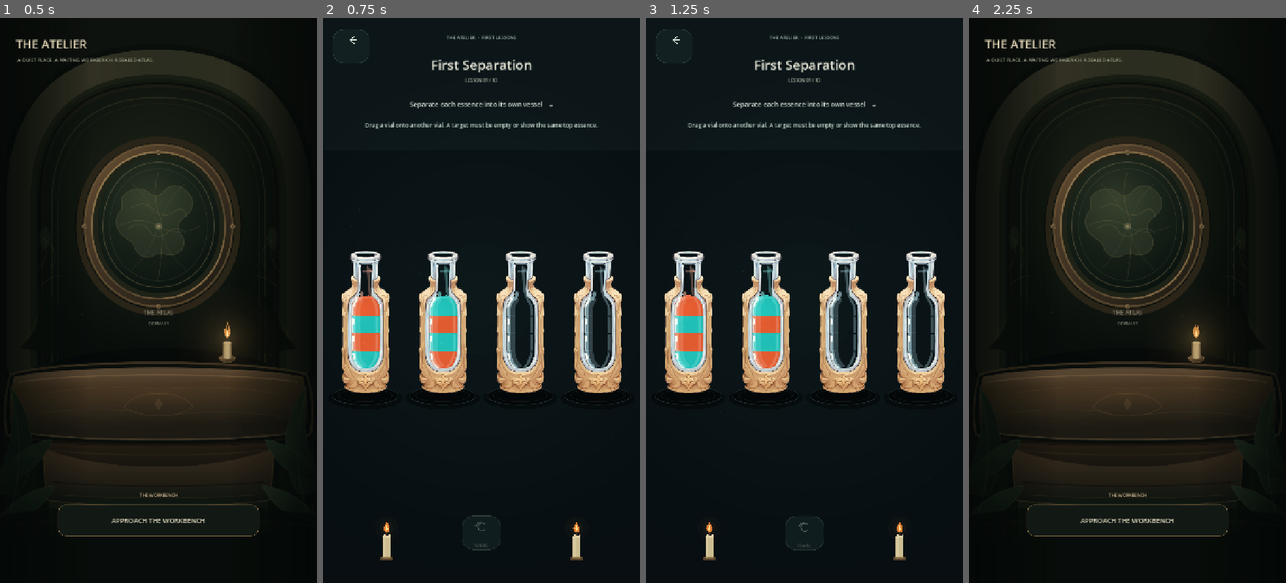
Above: before the commit, frames 1-4 (left to right).
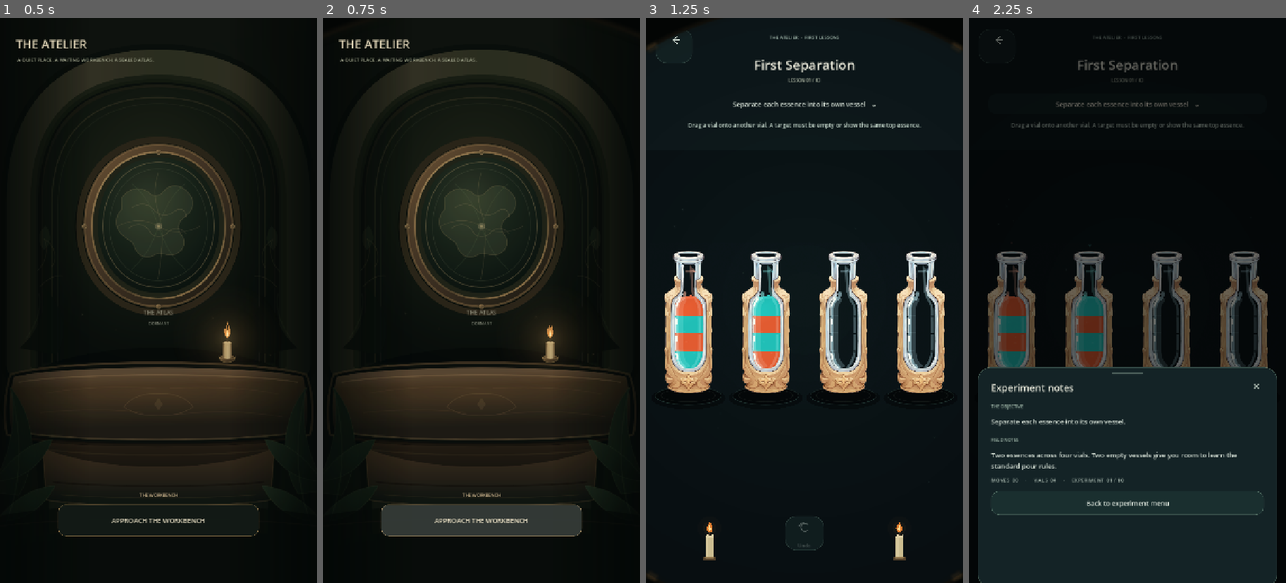
Above: after the commit, the same moments.

Repository: Kryodo/spell-sort-game
Game: Godot game, scene res://scenes/atelier_hub.tscn
The game is run twice, just before and just after one commit, with the same random seed, the same clock (stepped at 60 frames per second) and the same inputs.
Inputs (mouse positions are in pixels of both pictures, inside the frame that each line leads up to):
- Up to frame 1 (0.5 s): no input
- Up to frame 2 (0.75 s): click "APPROACH THE WORKBENCH" at 0.5 s
- Up to frame 3 (1.25 s): no input
- Up to frame 4 (2.25 s): click (997, 46) at 1.25 s; click (1127, 102) at 2 s, where only the run after the commit has a clickable "Separate each essence into it…"

Frame 1 is identical in both runs. In frame 2, 34% of the frame differs, in the area x 2-98%, y 2-96%; in frame 3, 0.2%; in frame 4, 44%, in the area x 2-98%, y 3-100%.

Commit message:
Add reusable atmospheric scene transition

Diff:
--- a/project.godot
+++ b/project.godot
@@ -15,6 +15,9 @@
 config/features=PackedStringArray("4.7", "Mobile")
 run/max_fps=60
 config/icon="res://icon.svg"
+
+[autoload]
+SceneTransition="*res://scripts/scene_transition.gd"
 
 [display]
 
--- a/scripts/atelier_guided_sorting.gd
+++ b/scripts/atelier_guided_sorting.gd
@@ -64,9 +64,13 @@
 func _return_to_world() -> void:
 	if is_animating:
 		return
-	var error := get_tree().change_scene_to_file(ATELIER_SCENE)
-	if error != OK:
-		push_error("SpellSort could not return to the Atelier (error %d)." % error)
+	# Reverse the focal handoff: the board closes, then the Atelier returns
+	# around the workbench area.
+	SceneTransition.transition_to(
+		ATELIER_SCENE,
+		Vector2(0.50, 0.52),
+		Vector2(0.50, 0.70)
+	)
 
 
 func _save_progress_flag(flag_name: String) -> void:
--- a/scripts/atelier_hub.gd
+++ b/scripts/atelier_hub.gd
@@ -373,9 +373,13 @@
 
 
 func _change_scene(scene_path: String) -> void:
-	var error := get_tree().change_scene_to_file(scene_path)
-	if error != OK:
-		push_error("SpellSort could not open scene %s (error %d)." % [scene_path, error])
+	# The workbench is the visual origin; the sorting board opens around its
+	# central play area. SceneTransition owns the reusable screen-space effect.
+	SceneTransition.transition_to(
+		scene_path,
+		Vector2(0.50, 0.70),
+		Vector2(0.50, 0.52)
+	)
 
 
 func _make_label(
--- /dev/null
+++ b/scripts/scene_transition.gd
@@ -0,0 +1,113 @@
+extends CanvasLayer
+
+const TRANSITION_SHADER := preload("res://shaders/scene_transition.gdshader")
+const OPEN_RADIUS := 1.04
+const CLOSED_RADIUS := 0.0
+const DEFAULT_DURATION := 0.92
+
+var _overlay: ColorRect
+var _material: ShaderMaterial
+var _transition_active := false
+
+
+func _ready() -> void:
+	layer = 100
+	process_mode = Node.PROCESS_MODE_ALWAYS
+
+	_material = ShaderMaterial.new()
+	_material.shader = TRANSITION_SHADER
+
+	_overlay = ColorRect.new()
+	_overlay.name = "SceneTransitionOverlay"
+	_overlay.set_anchors_and_offsets_preset(Control.PRESET_FULL_RECT)
+	_overlay.color = Color.WHITE
+	_overlay.material = _material
+	_overlay.mouse_filter = Control.MOUSE_FILTER_IGNORE
+	_overlay.visible = false
+	add_child(_overlay)
+
+	_set_aperture_radius(OPEN_RADIUS)
+
+
+func transition_to(
+	scene_path: String,
+	source_focus: Vector2 = Vector2(0.5, 0.5),
+	destination_focus: Vector2 = Vector2(0.5, 0.5),
+	duration: float = DEFAULT_DURATION
+) -> void:
+	if _transition_active:
+		return
+	if not ResourceLoader.exists(scene_path):
+		push_error("SpellSort transition target does not exist: %s" % scene_path)
+		return
+
+	_transition_active = true
+	_overlay.visible = true
+	_overlay.mouse_filter = Control.MOUSE_FILTER_STOP
+	_set_focus(source_focus)
+	_set_aperture_radius(OPEN_RADIUS)
+
+	var close_tween := create_tween()
+	close_tween.tween_method(
+		_set_aperture_radius,
+		OPEN_RADIUS,
+		CLOSED_RADIUS,
+		maxf(0.12, duration * 0.46)
+	).set_trans(Tween.TRANS_CUBIC).set_ease(Tween.EASE_IN)
+	await close_tween.finished
+
+	# The screen is fully covered here. Move the aperture to the destination
+	# before replacing the scene, so the reveal feels like one continuous handoff.
+	_set_focus(destination_focus)
+	var change_error: Error = get_tree().change_scene_to_file(scene_path)
+	if change_error != OK:
+		push_error(
+			"SpellSort could not open scene %s (error %d)." % [scene_path, change_error]
+		)
+	else:
+		await get_tree().process_frame
+
+	var open_tween := create_tween()
+	open_tween.tween_method(
+		_set_aperture_radius,
+		CLOSED_RADIUS,
+		OPEN_RADIUS,
+		maxf(0.12, duration * 0.54)
+	).set_trans(Tween.TRANS_CUBIC).set_ease(Tween.EASE_OUT)
+	await open_tween.finished
+
+	_overlay.visible = false
+	_overlay.mouse_filter = Control.MOUSE_FILTER_IGNORE
+	_transition_active = false
+
+
+func _set_focus(focus: Vector2) -> void:
+	var viewport_size := get_viewport().get_visible_rect().size
+	if viewport_size.x <= 0.0 or viewport_size.y <= 0.0:
+		return
+
+	var normalized_focus := Vector2(
+		clampf(focus.x, 0.0, 1.0),
+		clampf(focus.y, 0.0, 1.0)
+	)
+	var focus_pixels := normalized_focus * viewport_size
+	var corners: Array[Vector2] = [
+		Vector2.ZERO,
+		Vector2(viewport_size.x, 0.0),
+		viewport_size,
+		Vector2(0.0, viewport_size.y)
+	]
+	var farthest_corner := 0.0
+	for corner in corners:
+		farthest_corner = maxf(farthest_corner, focus_pixels.distance_to(corner))
+
+	_material.set_shader_parameter("aperture_center", normalized_focus)
+	_material.set_shader_parameter("screen_aspect", viewport_size.x / viewport_size.y)
+	_material.set_shader_parameter(
+		"corner_radius",
+		maxf(0.001, farthest_corner / viewport_size.y)
+	)
+
+
+func _set_aperture_radius(radius: float) -> void:
+	_material.set_shader_parameter("aperture_radius", radius)
--- /dev/null
+++ b/shaders/scene_transition.gdshader
@@ -0,0 +1,39 @@
+shader_type canvas_item;
+
+uniform float aperture_radius : hint_range(0.0, 1.1) = 1.04;
+uniform vec2 aperture_center = vec2(0.5, 0.5);
+uniform float screen_aspect = 0.5625;
+uniform float corner_radius = 0.637;
+uniform vec4 veil_color : source_color = vec4(0.012, 0.020, 0.017, 1.0);
+
+void fragment() {
+	vec2 delta = (UV - aperture_center) * vec2(screen_aspect, 1.0);
+	float distance_from_focus = length(delta) / max(corner_radius, 0.001);
+
+	// The scene remains visible inside the aperture; a soft edge and etched
+	// brass ticks ride its boundary as it closes and opens.
+	float cover = smoothstep(
+		aperture_radius - 0.006,
+		aperture_radius + 0.006,
+		distance_from_focus
+	);
+	float ring_distance = abs(distance_from_focus - aperture_radius);
+	float ring = 1.0 - smoothstep(0.003, 0.020, ring_distance);
+
+	float angle = atan(delta.y, delta.x);
+	float tick_sector = 0.5235988;
+	float tick_angle = mod(angle + tick_sector * 0.5, tick_sector) - tick_sector * 0.5;
+	float tick = 1.0 - smoothstep(0.010, 0.026, abs(tick_angle));
+	float ring_strength = ring * (0.14 + 0.34 * tick);
+
+	vec3 brass = vec3(0.68, 0.51, 0.29);
+	vec3 color = mix(veil_color.rgb, brass, ring_strength * 0.52);
+	float alpha = max(cover, ring * (0.16 + 0.34 * tick));
+
+	// At the fully closed point, cover every pixel with the veil.
+	if (aperture_radius <= 0.001) {
+		alpha = 1.0;
+	}
+
+	COLOR = vec4(color, alpha);
+}
Not shown, changed: docs/atelier-opening-prototype.md
